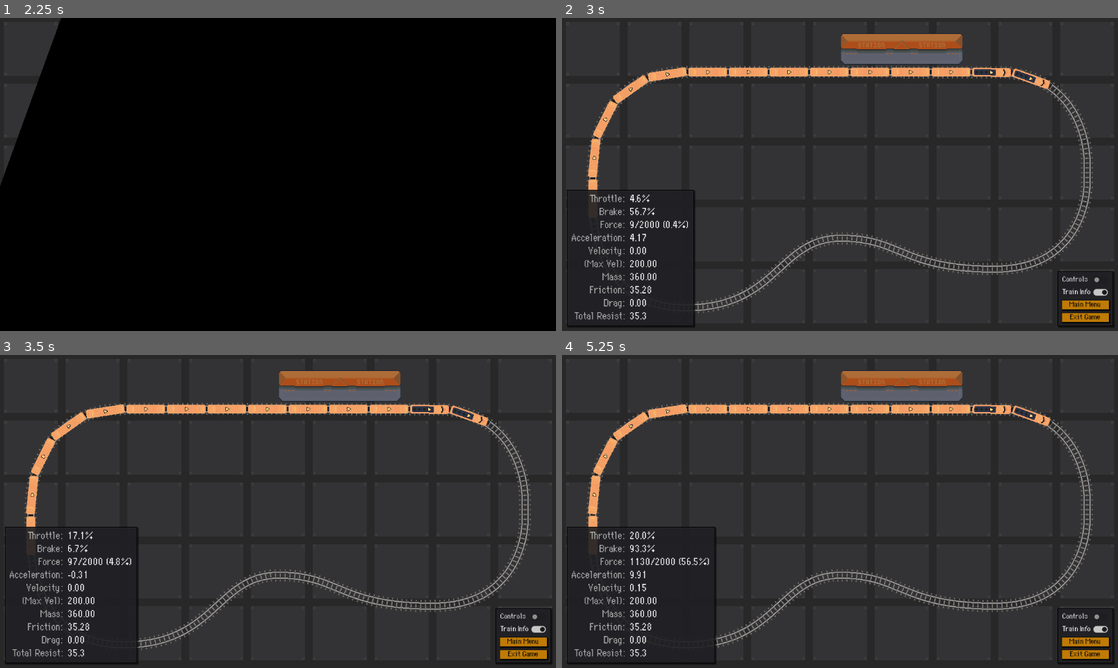
Above: before the commit, frames 1-4 (two rows, left to right).
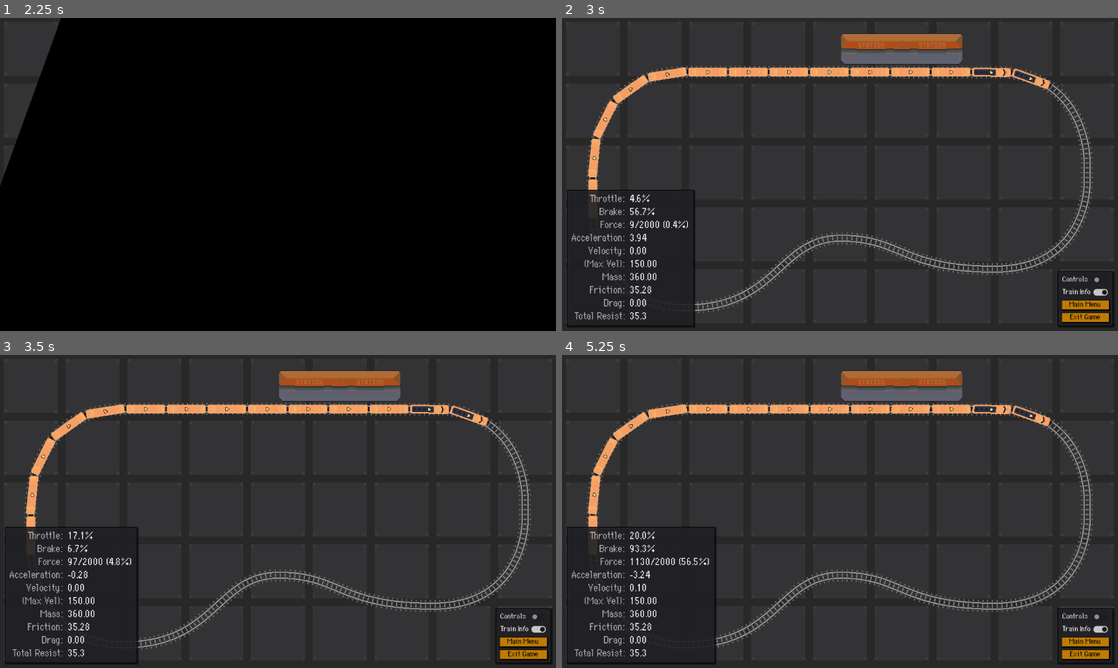
Above: after the commit, the same moments.

Repository: moonbench/simple-godot-train
Game: Godot game, scene res://Demo/Scenes/Game.tscn
Same seed, same stepped clock (60 frames per second), same inputs: the game is played once before the commit and once after it. The engine's default icon, where the game draws it, is replaced by a stand-in: a white triangle on a blue panel in a dark square.
Inputs (mouse positions are in pixels of both pictures, inside the frame that each line leads up to):
- Up to frame 1 (2.25 s): move the mouse to (400, 158) at 0.52 s; hold W (speed_up) 0.53-1.25 s; hold X (cut_throttle) 0.53-1.25 s; click "Track 1" at 1.25 s; move the mouse to (166, 190) at 2.02 s; hold Space (brake) from 2.03 s (still down); tap Middle mouse button (pan) at 2.1 s
- Up to frame 2 (3 s): move the mouse to (895, 105) at 2.77 s; release Space (brake) at 2.78 s; hold W (speed_up) from 2.78 s (still down); hold ` (set_throttle_0) from 2.78 s (still down)
- Up to frame 3 (3.5 s): keep holding W (speed_up); keep holding ` (set_throttle_0)
- Up to frame 4 (5.25 s): move the mouse to (812, 574) at 3.52 s; release ` (set_throttle_0) at 3.53 s; tap 1 (set_throttle_10) at 3.6 s; move the mouse to (1006, 558) at 4.27 s; release W (speed_up) at 4.28 s; hold 0 (set_throttle_100) 4.28-5.03 s; hold Space (brake) from 4.28 s (still down); move the mouse to (673, 464) at 5.02 s; tap 2 (set_throttle_20) at 5.1 s

Frame 1 is identical in both runs. In frame 2, less than 0.1% of the frame differs, in the area x 12-16%, y 68-80%; in frame 3, less than 0.1%; in frame 4, 0.2%, in the area x 4-88%, y 15-80%.

Commit message:
Update brake application system

Diff:
--- a/Scenes/TrainEngine.tscn
+++ b/Scenes/TrainEngine.tscn
@@ -7,7 +7,7 @@
 [node name="TrainEngine" groups=["train_engines"] instance=ExtResource("1")]
 script = ExtResource("2")
 total_force = 1000.0
-max_speed = 200.0
+max_speed = 150.0
 mass = 60.0
 brake_power = 12.0
 
--- a/Scripts/TrainEngine.gd
+++ b/Scripts/TrainEngine.gd
@@ -3,4 +3,4 @@
 extends TrainVehicle
 
 @export var total_force := 1000.0
-@export var max_speed := 200.0
+@export var max_speed := 150.0
--- a/Scripts/TrainVehicle.gd
+++ b/Scripts/TrainVehicle.gd
@@ -10,7 +10,7 @@
 @export var friction_coefficient := 0.01
 @export var rolling_resistance_coefficient := 0.005
 @export var air_resistance_coefficient := 0.12
-@export var brake_power := 3000.0
+@export var brake_power := 200.0
 
 @onready var front_bogie : Bogie = $Bogie
 @onready var back_bogie : Bogie = $Bogie2
--- a/Scripts/train.gd
+++ b/Scripts/train.gd
@@ -16,13 +16,13 @@
 var cars : Array[TrainVehicle] = []
 var first_bogie : Bogie
 
-var total_available_force := 0.0
+var total_available_drive_force := 0.0
+var total_available_brake_force := 0.0
 var total_mass := 0.0
 var average_max_speed := 0.0
 var average_friction_coefficient := 0.0
 var average_rolling_resistance_coefficient := 0.0
 var average_air_resistance_coefficient := 0.0
-var average_brake_power := 0.0
 
 var applied_force := 0.0
 var velocity := 0.0
@@ -64,7 +64,7 @@
 func _move(delta: float) -> void:
 	drag = _drag_force()
 	friction = _friction_force()
-	var brake = brake_percent * average_brake_power
+	var brake = brake_percent * total_available_brake_force
 	var resistance = drag + friction + brake
 
 	acceleration = 0
@@ -85,7 +85,7 @@
 func _update_applied_force(delta: float) -> void:
 	var target = 0.0
 	if abs(velocity) < average_max_speed:
-		target = total_available_force * throttle_percent
+		target = total_available_drive_force * throttle_percent
 	applied_force = lerp(applied_force, target, delta * force_change_speed)
 
 func _friction_force():
@@ -100,7 +100,7 @@
 	train_info.emit({
 		"throttle": throttle_percent,
 		"force_applied": applied_force,
-		"force_max": total_available_force,
+		"force_max": total_available_drive_force,
 		"brake": brake_percent,
 		"total_mass": total_mass,
 		"velocity": velocity,
@@ -112,12 +112,12 @@
 
 func _update_physics_from_cars():
 	total_mass = 0.0
-	total_available_force = 0.0
+	total_available_drive_force = 0.0
+	total_available_brake_force = 0.0
 
 	var friction_coeficient_sum = 0
 	var air_resistance_coefficient_sum = 0
 	var rolling_resistance_coefficient_sum = 0
-	var brake_power_sum = 0
 	var max_speed_sum = 0
 	var engine_count = 0
 
@@ -126,10 +126,10 @@
 		friction_coeficient_sum += car.friction_coefficient
 		air_resistance_coefficient_sum += car.air_resistance_coefficient
 		rolling_resistance_coefficient_sum += rolling_resistance_coefficient_sum
-		brake_power_sum += car.brake_power
+		total_available_brake_force += car.brake_power
 
 		if car is TrainEngine:
-			total_available_force += car.total_force
+			total_available_drive_force += car.total_force
 			max_speed_sum += car.max_speed
 			engine_count += 1
 
@@ -137,5 +137,4 @@
 	average_friction_coefficient = friction_coeficient_sum / car_count
 	average_air_resistance_coefficient = air_resistance_coefficient_sum / car_count
 	average_rolling_resistance_coefficient = rolling_resistance_coefficient_sum / car_count
-	average_brake_power = brake_power_sum / car_count
 	average_max_speed = max_speed_sum / float(engine_count)
